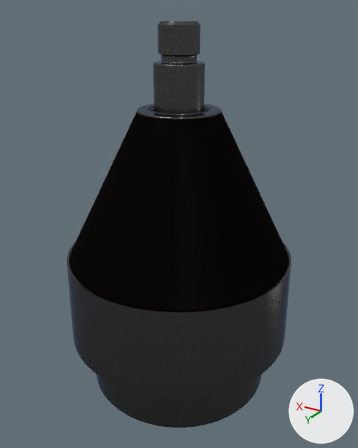
A saved change to the Blender file HydrospringRubber.blend.
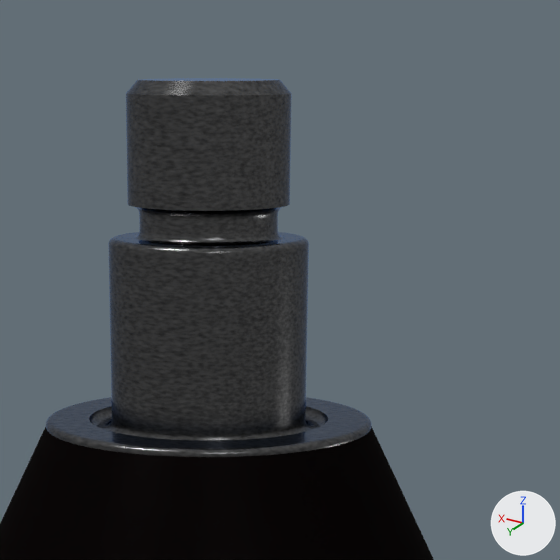
Old and new are each drawn whole from a 50 mm camera at (-8.79, 14.65, 7.15) aimed at (-0.02, 0.04, -0.16) and again close up on the part from 35% to 76% of the width and 0% to 33% of the height. Arrows for +X, +Y and +Z are at lower right; the lights stay in place.

The older version as bpy lines, for what is in view:
```python
ob_rubberspring = bpy.data.objects.new('RubberSpring', cu_beziercircle_003)
ob_rubberspring.location = (0.0, 0.0, 0.0)
ob_rubberspring.rotation_euler = (1.571, 0.0, 0.0)  # degrees (90, 0, 0)
ob_shaft = bpy.data.objects.new('Shaft', cu_beziercircle)
ob_shaft.location = (0.0, 0.0, 0.0)
ob_shaft.rotation_euler = (1.571, 0.0, 0.0)  # degrees (90, 0, 0)
```
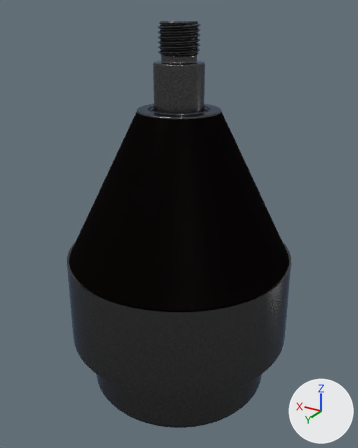
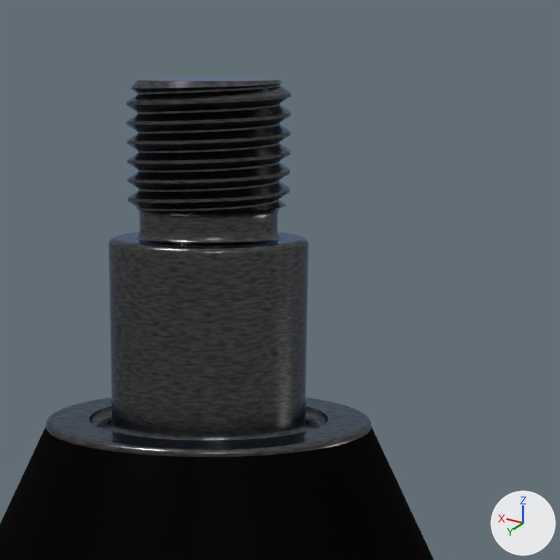
Commit message: Apply screw modifier to shaft and cut thread with bolt.

Where the change shows, as pixel boxes (x1, y1, x2, y2) in the close-ups (560 x 560 px):
'Shaft', reshaped, modifiers changed
    both: (46, 78, 372, 457)

The change, as a diff of the scene's bpy script:
```diff
--- a/HydrospringRubber.blend.py
+++ b/HydrospringRubber.blend.py
@@ me_mesh @@
+me_mesh.from_pydata(...)  # 14619 vertices, 14145 faces, 4 loose edges; spans x -2.23..2.23, y -4.73..6.86, z -2.23..2.23
+me_mesh.polygons.foreach_set('use_smooth', [True] * 14145)
+me_mesh.materials.append(mat_material_roughsteel_000)
@@ ob_shaft @@
-ob_shaft = bpy.data.objects.new('Shaft', cu_beziercircle)
+ob_shaft = bpy.data.objects.new('Shaft', me_mesh)
 ob_shaft.location = (0.0, 0.0, 0.0)
 ob_shaft.rotation_euler = (1.571, 0.0, 0.0)  # degrees (90, 0, 0)
-_m = ob_shaft.modifiers.new('Screw', 'SCREW')
-_m.steps = 64
-_m.render_steps = 64
-_m.axis = 'Y'
-_m.merge_threshold = 0.0
-_m = ob_shaft.modifiers.new('EdgeSplit', 'EDGE_SPLIT')
```
